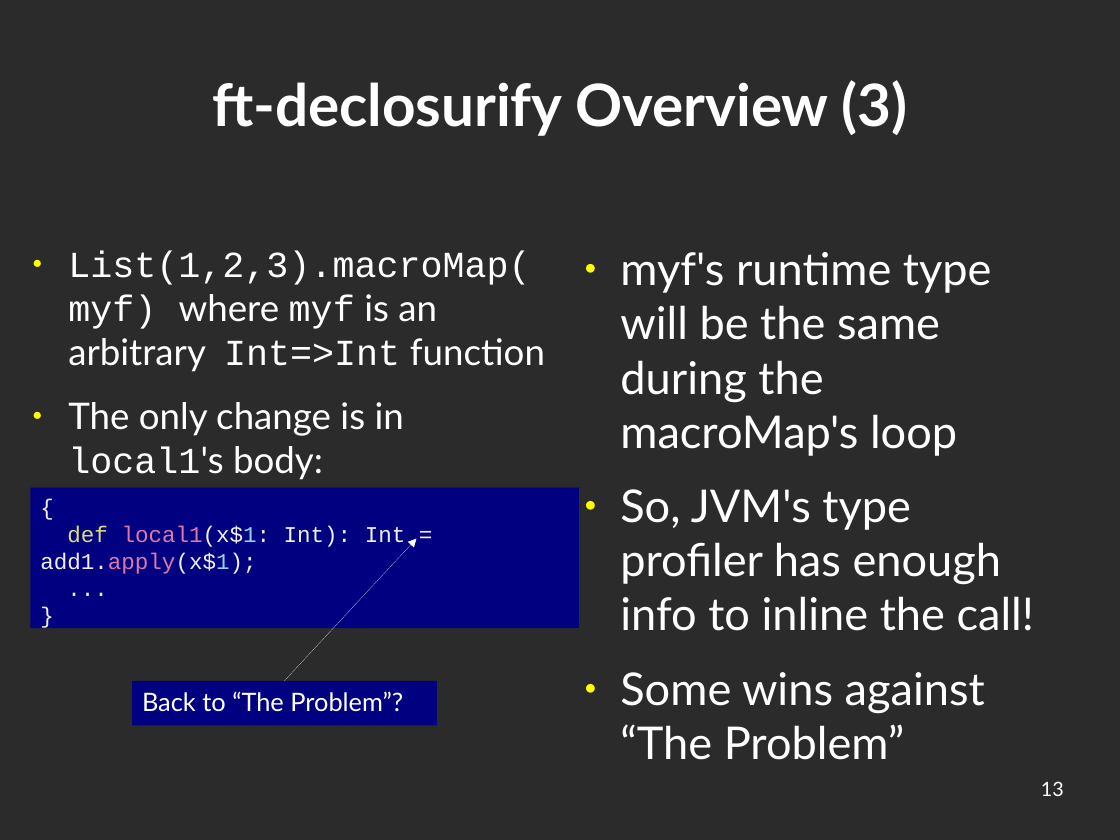
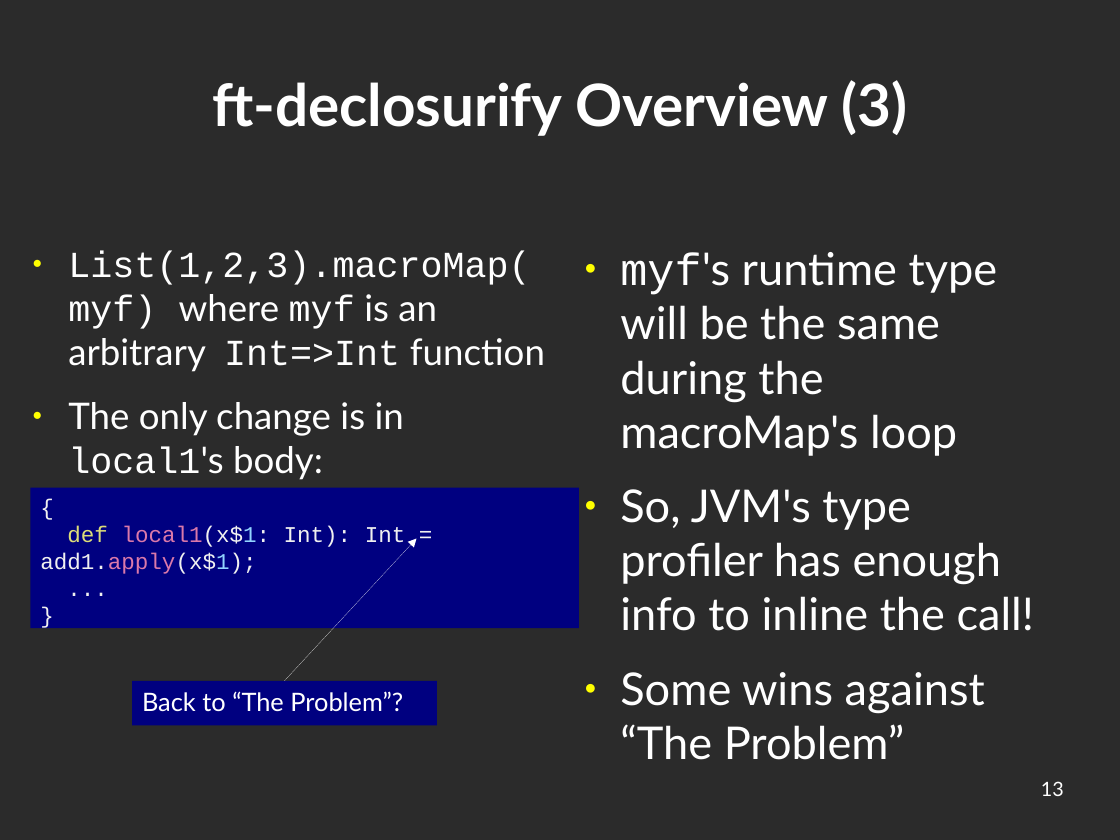
Before and after one commit to geo-kollias/msc-thesis-tex, a slide deck: slide 13 of geokollias_msc_thesis_pres.odp. Drawn at 1120x840 pixels with LibreOffice and Linux fonts; fonts in the diff are those of the drawing; background and template pictures are left out; a plain dark background stands for a picture behind light text. Boxes give left, top, right and bottom in pixels: in the first picture for what was removed or moved away, otherwise in the second. Text is boxed around its words. In the diff, an @@ line names an element or a change of style, - is before the commit and + after.

```diff
--- a/geokollias_msc_thesis_pres.odp
+++ b/geokollias_msc_thesis_pres.odp
@@ text at <box>620,252,998,456</box>: font Lato to Courier New in "myf's" @@
```
Also in this commit, not shown: 7 other slides changed.
